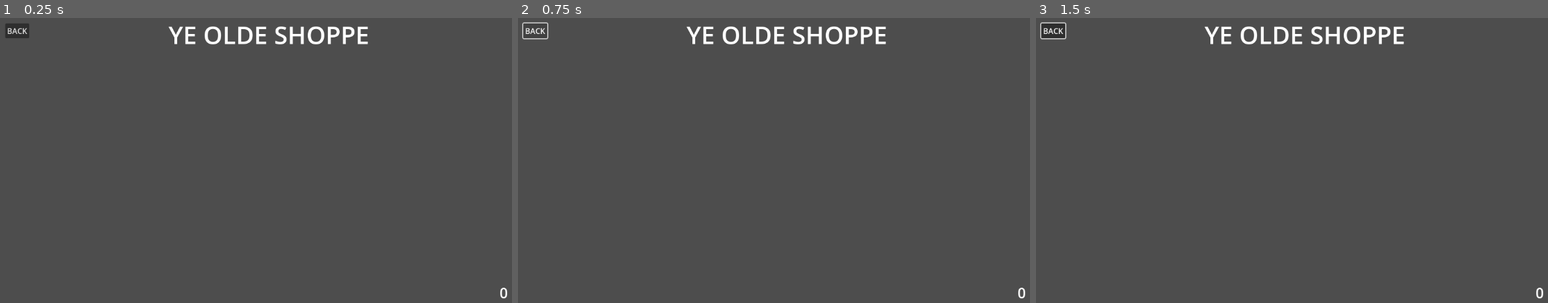
Above: before the commit, frames 1-3 (left to right).
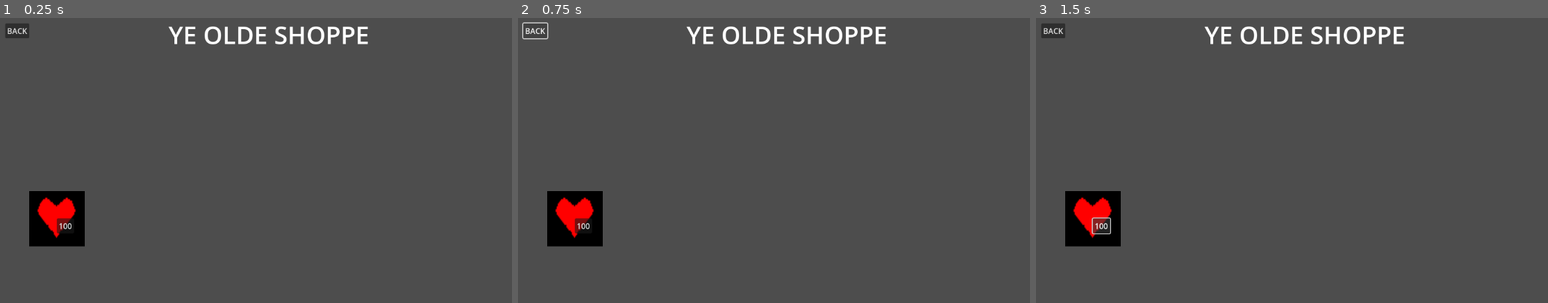
Above: after the commit, the same moments.

Repository: pancholope321/Wave-Mage
Game: Godot game, scene res://Scenes/shopScene.tscn
Same seed, same stepped clock (60 frames per second), same inputs: the game is played once before the commit and once after it. The project has no main scene, so this scene is started directly.
Inputs (mouse positions are in pixels of both pictures, inside the frame that each line leads up to):
- Up to frame 1 (0.25 s): no input
- Up to frame 2 (0.75 s): click "BACK" at 0.5 s
- Up to frame 3 (1.5 s): click (1102, 226) at 1.25 s, where only the run after the commit has a clickable "100"

The runs differ from the first frame. In frame 1, 2.1% of the frame differs, in the area x 5-100%, y 60-99%; in frame 2, 2.1%; in frame 3, 2.2%, in the area x 0-100%, y 1-99%.
Error after the commit: Invalid assignment of property or key 'text' with value of type 'int' on a base object of type 'Button'. (res://Scenes/shop_item.gd:11)

Commit message:
Health upgrade in shop, global price values

Diff:
--- a/Scenes/shopScene.tscn
+++ b/Scenes/shopScene.tscn
@@ -1,6 +1,8 @@
-[gd_scene load_steps=2 format=3 uid="uid://8x8saxnb6mu4"]
+[gd_scene load_steps=4 format=3 uid="uid://8x8saxnb6mu4"]
 
 [ext_resource type="Script" uid="uid://blohxyrd26fsj" path="res://Scripts/Game/shop.gd" id="1_ectro"]
+[ext_resource type="Script" uid="uid://dadqb1biflc0c" path="res://Scenes/shop_item.gd" id="2_egqbd"]
+[ext_resource type="Texture2D" uid="uid://d3r7da2hlgcjf" path="res://Sprites/Shop Sprites/Health Up - Placeholder.png" id="3_htbse"]
 
 [node name="Shop" type="Node2D"]
 script = ExtResource("1_ectro")
@@ -16,12 +18,13 @@
 text = "YE OLDE SHOPPE"
 
 [node name="Coins" type="Label" parent="Camera2D"]
-offset_left = 481.0
-offset_top = 254.0
-offset_right = 534.0
-offset_bottom = 296.0
+offset_left = 337.0
+offset_top = -289.0
+offset_right = 550.0
+offset_bottom = -244.0
 theme_override_font_sizes/font_size = 30
-text = "0"
+horizontal_alignment = 2
+vertical_alignment = 3
 
 [node name="Button" type="Button" parent="Camera2D"]
 offset_left = -545.0
@@ -30,3 +33,26 @@
 offset_bottom = -253.0
 text = "BACK
 "
+
+[node name="Health Upgrade" type="Node2D" parent="Camera2D"]
+position = Vector2(-438, 121)
+script = ExtResource("2_egqbd")
+itemName = "Health"
+isUpgrade = true
+
+[node name="Background" type="ColorRect" parent="Camera2D/Health Upgrade"]
+z_index = -9
+offset_left = -57.5
+offset_top = -57.5
+offset_right = 57.5
+offset_bottom = 57.5
+color = Color(0, 0, 0, 1)
+
+[node name="Icon" type="Sprite2D" parent="Camera2D/Health Upgrade"]
+position = Vector2(-0.500004, -1.5)
+scale = Vector2(2.24324, 2.96667)
+texture = ExtResource("3_htbse")
+
+[node name="Buy" type="Button" parent="Camera2D/Health Upgrade"]
+offset_right = 8.0
+offset_bottom = 8.0
--- /dev/null
+++ b/Scenes/shop_item.gd
@@ -0,0 +1,20 @@
+extends Node2D
+
+@onready var buyBtn = $Buy
+@export var itemName : String
+@export var level : int
+@export var isUpgrade : bool
+
+# Called when the node enters the scene tree for the first time.
+func _ready() -> void:
+	level = Global.attrLvlDict[itemName]
+	buyBtn.text = Global.upgradePriceDict[itemName][level]
+
+func updatePrice():
+	Global.attrLvlDict[itemName] += 1
+	level = Global.attrLvlDict[itemName]
+	buyBtn.text = Global.upgradePriceDict[itemName][level]
+
+# Called every frame. 'delta' is the elapsed time since the previous frame.
+func _process(delta: float) -> void:
+	pass
--- a/Scripts/Game/shop.gd
+++ b/Scripts/Game/shop.gd
@@ -9,3 +9,6 @@
 # Called every frame. 'delta' is the elapsed time since the previous frame.
 func _process(delta: float) -> void:
 	pass
+
+func spend(cost):
+	Global.totalCoins -= cost
--- a/Scripts/global.gd
+++ b/Scripts/global.gd
@@ -1,3 +1,10 @@
 extends Node
 
 var totalCoins = 0
+var upgradePriceDict = {
+	"Health" : [100, 200, 300, 400]
+}
+var attrLvlDict = {
+	"Health" : 0
+}
+var healthUpgradePrices = [100, 200, 300, 400]
Not shown, added: Scenes/shop_item.gd.uid
Binary file added: Sprites/Shop Sprites/Health Up - Placeholder.png
Not shown, added: Sprites/Shop Sprites/Health Up - Placeholder.png.import
